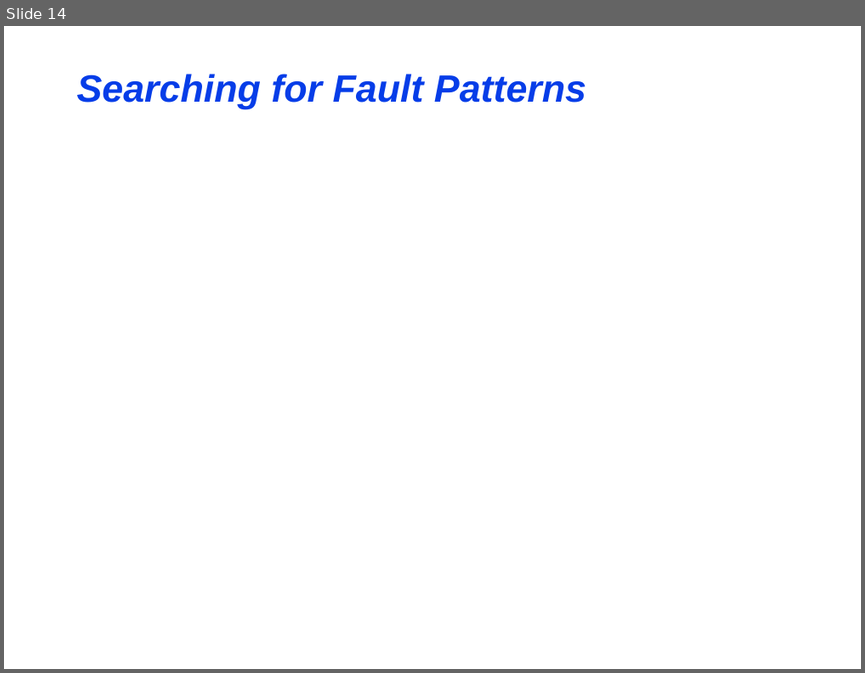
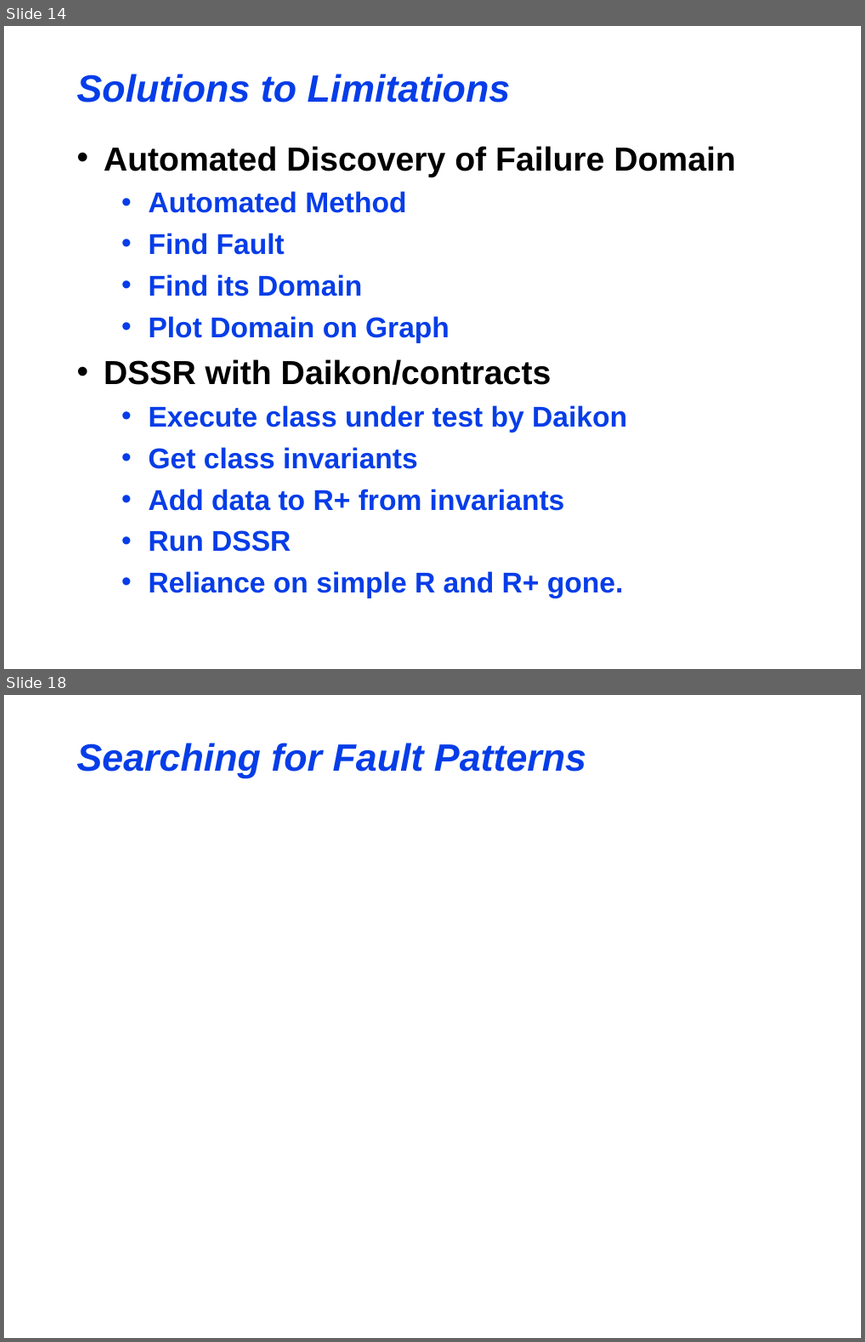
Before and after one commit to maochy/yeti-test, a slide deck: ThesisSeminar/ThesisSeminar.ppt. Shown one above the other, each under a label of ours: slide 14 before the commit, slides 14 and 18 after it; the slides between them are not shown. The pictures are 865x673 and 865x1342 pixels, drawn with LibreOffice and Linux fonts; fonts in the diff are those of the drawing. Boxes give left, top, right and bottom in pixels: in the first picture for what was removed or moved away, otherwise in the second. Text is boxed around its words. In the diff, an @@ line names an element or a change of style, - is before the commit and + after.

```diff
--- a/ThesisSeminar/ThesisSeminar.ppt
+++ b/ThesisSeminar/ThesisSeminar.ppt
@@ slide 14 added at <box>4,26,861,669</box>, background #FFFFFF @@
@@ title added at <box>77,74,511,102</box>, 32 pt, text #063DE8, bold, italic @@
+Solutions to Limitations
@@ text added at <box>103,146,736,598</box>, 24 pt, text #063DE8, bold @@
+• Automated Discovery of Failure Domain
+  • Automated Method
+  • Find Fault
+  • Find its Domain
+  • Plot Domain on Graph
+• DSSR with Daikon/contracts
+  • Execute class under test by Daikon
+  • Get class invariants
+  • Add data to R+ from invariants
+  • Run DSSR
+  • Reliance on simple R and R+ gone.
@@ what was slide 14 is now slide 18 @@
```
Also in this commit, not shown: 1 slide changed, 3 other slides added, 2 slides removed.
